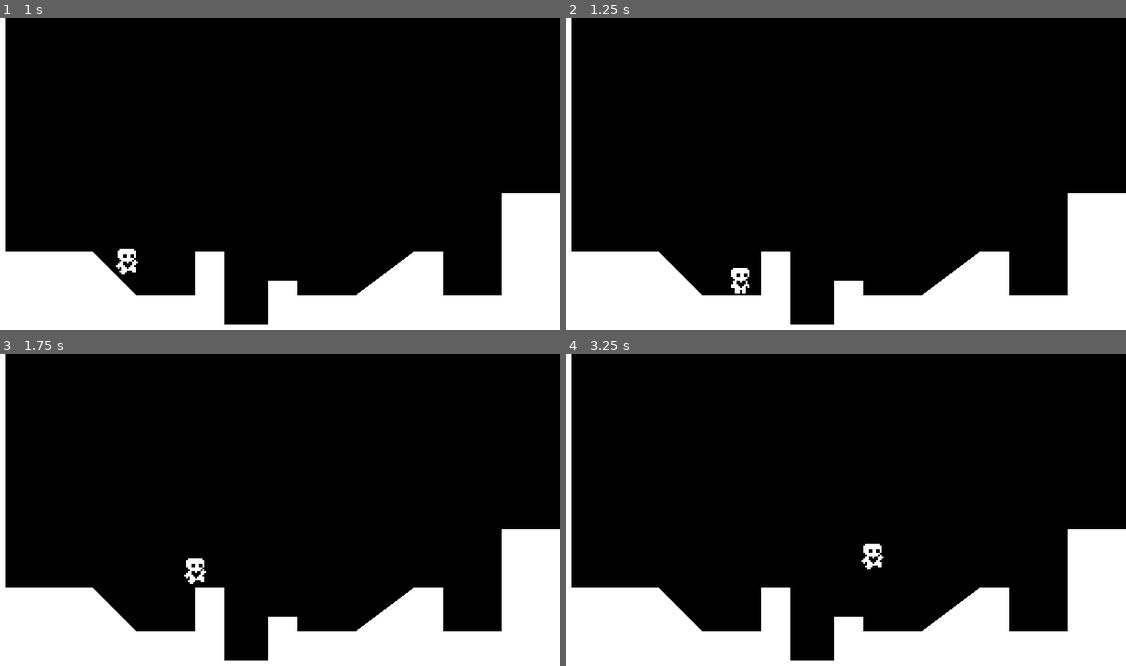
Above: before the commit, frames 1-4 (two rows, left to right).
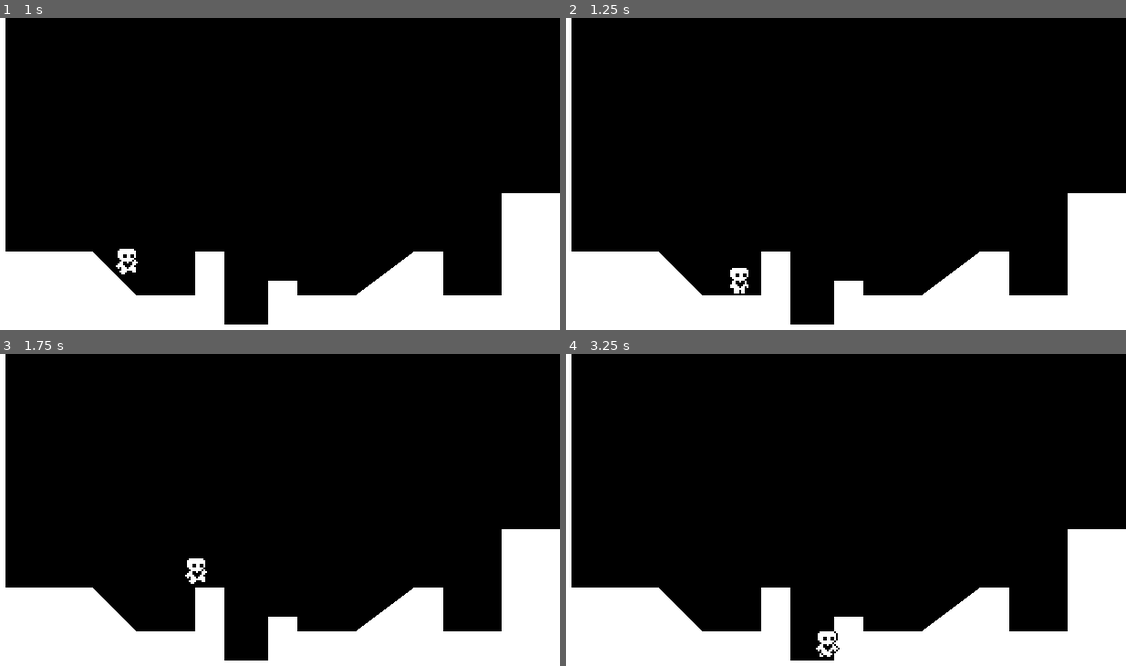
Above: after the commit, the same moments.

Repository: Hitchhiker-Dave/Heart_Beast_Tutorial_Godot4
Game: Godot game, scene res://world.tscn
Same seed, same stepped clock (60 frames per second), same inputs: the game is played once before the commit and once after it.
Inputs:
- Up to frame 1 (1 s): tap Enter (ui_accept) at 0.5, 0.77 s; hold Right (ui_right) from 0.53 s (still down)
- Up to frame 2 (1.25 s): keep holding Right (ui_right)
- Up to frame 3 (1.75 s): keep holding Right (ui_right); tap Enter (ui_accept) at 1.52 s
- Up to frame 4 (3.25 s): release Right (ui_right) at 2.03 s; hold Left (ui_left) 2.03-2.78 s; tap Enter (ui_accept) at 2.75, 3.02 s; hold Right (ui_right) from 2.78 s (still down)

Frame 1 is identical in both runs. In frame 2, less than 0.1% of the frame differs, in the area x 29-33%, y 80-89%; in frame 3, less than 0.1%; in frame 4, 0.4%, in the area x 44-57%, y 60-98%.

Commit message:
Fixed Coyote Time
Fixed Coyote Time by having the check for Coyote Time happen AFTER the move and slide update for the player like in the tutorial.

Diff:
--- a/player.gd
+++ b/player.gd
@@ -28,7 +28,6 @@
 		velocity.y += gravity * delta
 
 func handle_jump():
-
 	if is_on_floor() or coyote_jump_timer.time_left > 0.0:
 		if Input.is_action_just_pressed("ui_accept"):
 			velocity.y = JUMP_VELOCITY #move and slide applies delta when changing velocity
@@ -72,15 +71,16 @@
 
 	apply_friction(direction, delta)
 
-	#what if I somehow detect if player is next to a floor x distance away?
-	var was_on_floor = is_on_floor() #detects if player was on floor during last frame
+	#check if player was on floor before the move_and_slide update for Coyote Time
+	var was_on_floor = is_on_floor()
 
 	update_animations(direction)
-	#coyote time; problem: because I am using a circle collider, there's an issue w/ when coyote time activates
+
+	move_and_slide()
+
+	#Coyote Time Handler
 	var just_left_ledge = was_on_floor and not is_on_floor() and velocity.y >= 0
 	if just_left_ledge:
 		count += 1
 		print("Coyote Time", count)
-		coyote_jump_timer.start()
-
-	move_and_slide()
+		coyote_jump_timer.start(1)
--- a/player.tscn
+++ b/player.tscn
@@ -77,9 +77,9 @@
 "speed": 10.0
 }]
 
-[sub_resource type="CapsuleShape2D" id="CapsuleShape2D_k2jte"]
-radius = 24.0
-height = 64.0
+[sub_resource type="CapsuleShape2D" id="CapsuleShape2D_w1b60"]
+radius = 16.0
+height = 60.0
 
 [node name="Player" type="CharacterBody2D"]
 floor_snap_length = 2.0
@@ -92,10 +92,10 @@
 frame_progress = 0.898151
 
 [node name="CollisionShape2D" type="CollisionShape2D" parent="."]
-position = Vector2(0, -8)
+position = Vector2(0, -7.5)
 scale = Vector2(0.25, 0.25)
-shape = SubResource("CapsuleShape2D_k2jte")
+shape = SubResource("CapsuleShape2D_w1b60")
 
 [node name="CoyoteJumpTimer" type="Timer" parent="."]
-wait_time = 0.2
+wait_time = 1.1
 one_shot = true
